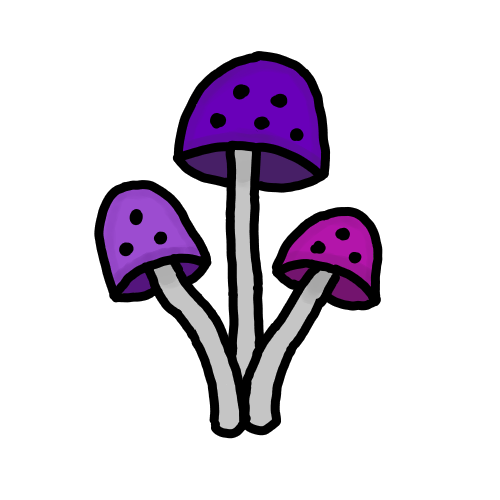
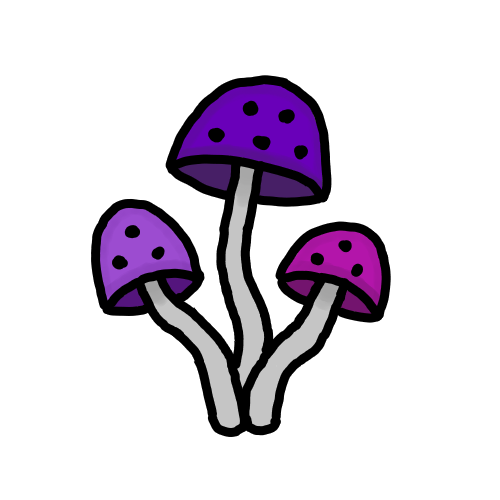
Layers edited between the first and the second 500px x 500px image:
pixels changed over left=91, top=51, right=391, bottom=439 (layer not identified)
